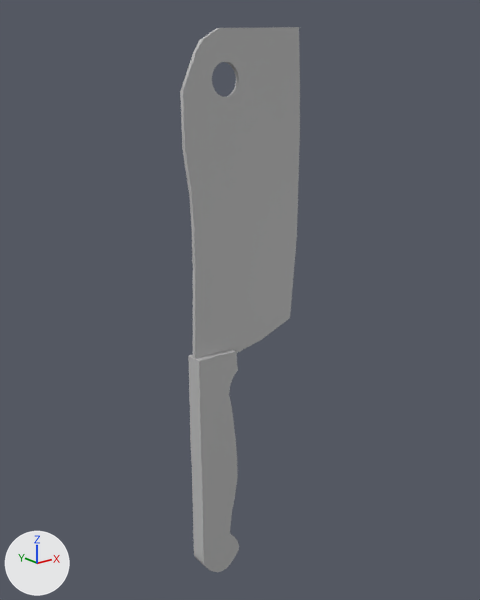
An edit to the FBX model Daniel/Uddermadness3rd/Main/Assets/Models/knife1.fbx, drawn before and after from the same camera.
Rendered twice from a 50 mm camera at (-1.68, -2.07, 0.92) aimed at (0.0, 0.03, 0.08). Arrows for +X, +Y and +Z are at lower left; the lights stay in place. Where no turn or scale is listed for an object, it has been applied to the vertices.
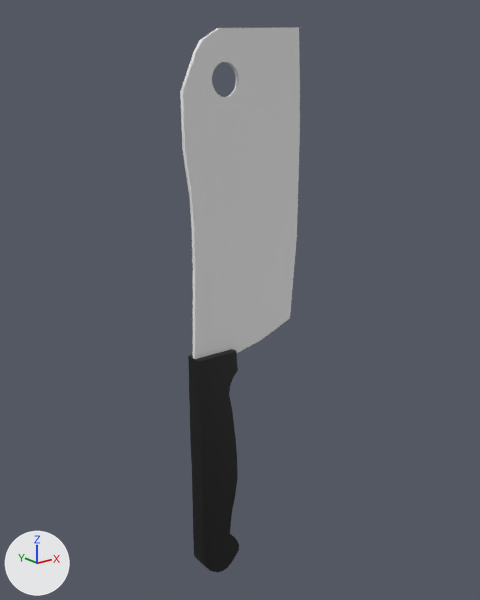
The newer file is also rescaled (x0.291) as a whole; pictures and numbers use the older file's frame.

Changed parts and their boxes (x1, y1, x2, y2) in the pictures (480 x 600 px):
'pCube3', recoloured
    both: (180, 27, 300, 359)
'pCube1', recoloured (grey to black)
    both: (188, 349, 239, 573)

What changed in the scene script:
```text
Add mat_metal:
    mat_metal = principled_material('metal')
    mat_metal.base_color = (0.82, 0.82, 0.82)  # white #eaeaea
Add mat_lambert2:
    mat_lambert2 = principled_material('lambert2')
    mat_lambert2.base_color = (0.0, 0.0, 0.0)  # black #000000
Change me_mesh:
    where me_mesh.from_pydata(...)  # 108 vertices, 85 faces; spans x -0.288..0.288, y -0.009..0.009, z -0.652..0.652
    remove me_mesh.materials.append(mat_lambert1)  # grey #bcbcbc
    add me_mesh.materials.append(mat_metal)  # white #eaeaea
Change me_mesh_001:
    where me_mesh_001.from_pydata(...)  # 114 vertices, 112 faces; spans x -0.095..0.109, y -0.038..0.038, z -0.967..0.095
    remove me_mesh_001.materials.append(mat_lambert1)  # grey #bcbcbc
    add me_mesh_001.materials.append(mat_lambert2)  # black #000000
```
